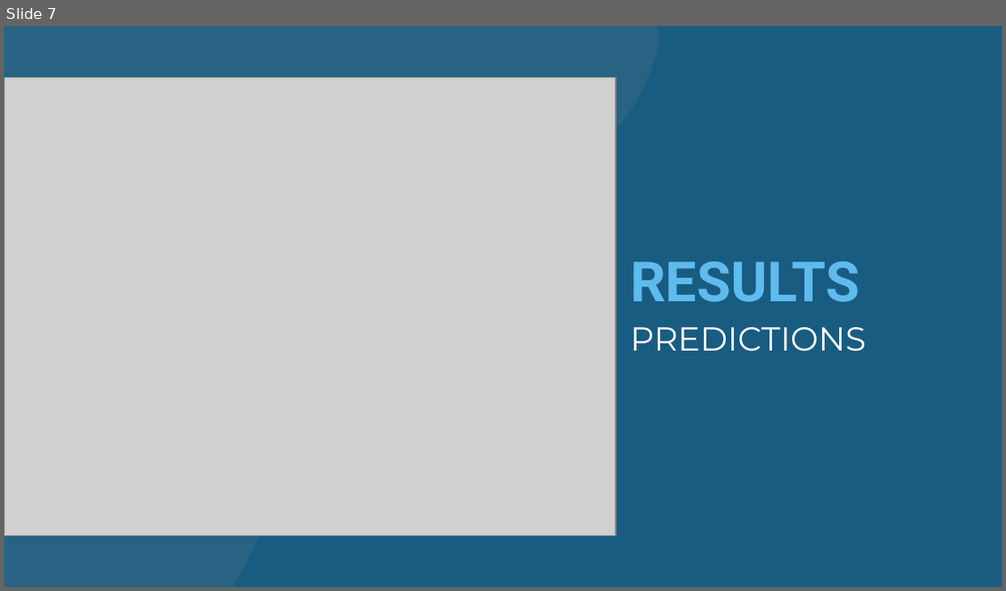
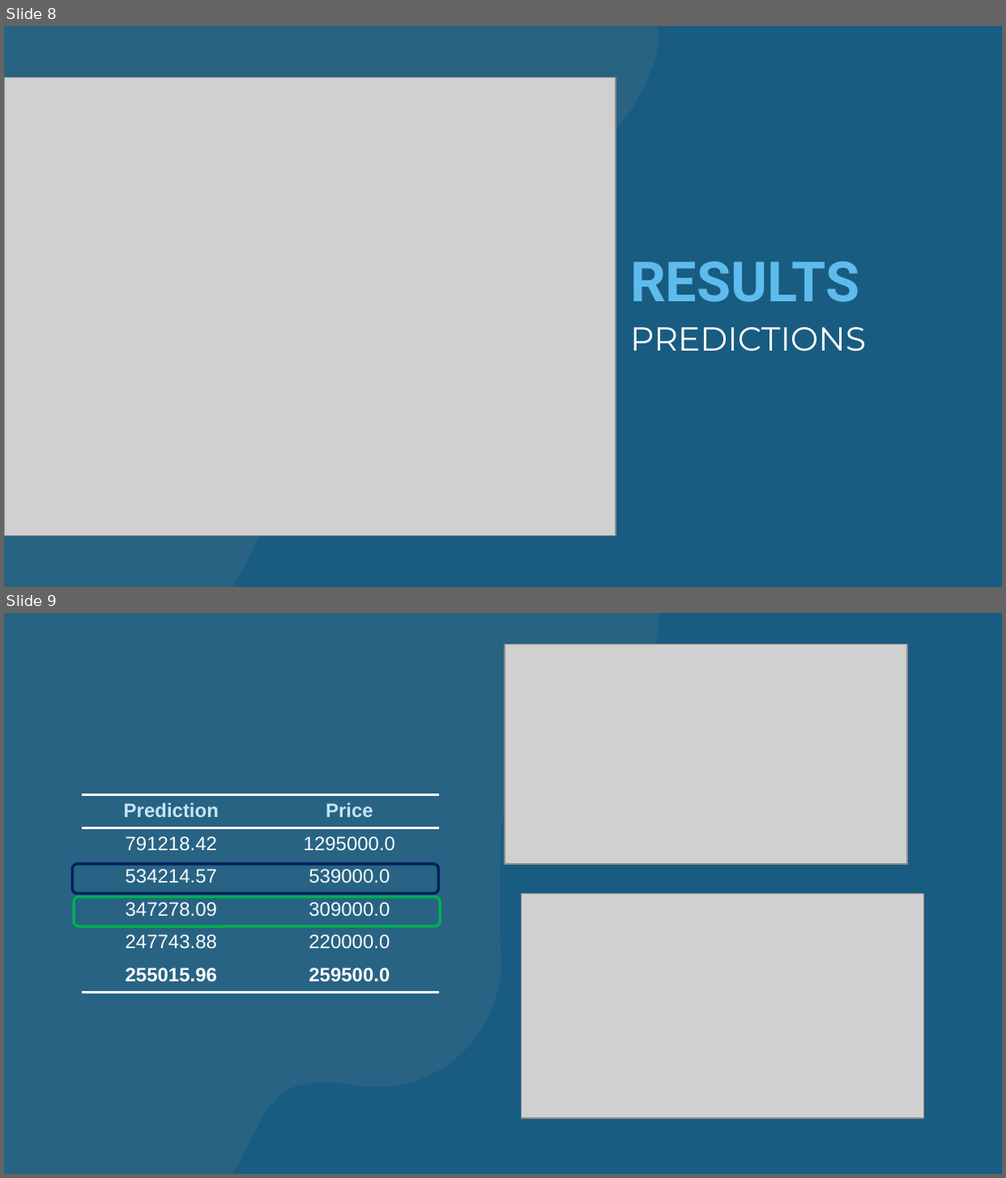
Before and after one commit to jejobueno/ImmoEliza-Regressions, a slide deck: IMMOELISA_REGRESSION.pptx. Shown one above the other, each under a label of ours: slide 7 before the commit, slides 8 and 9 after it. The pictures are 1006x591 and 1006x1178 pixels, drawn with LibreOffice and Linux fonts; fonts in the diff are those of the drawing; grey boxes stand for pictures. Boxes give left, top, right and bottom in pixels: in the first picture for what was removed or moved away, otherwise in the second. Text is boxed around its words. In the diff, an @@ line names an element or a change of style, - is before the commit and + after.

```diff
--- a/IMMOELISA_REGRESSION.pptx
+++ b/IMMOELISA_REGRESSION.pptx
@@ slide 9 added at box(4, 613, 1002, 1174), background #195C81; not listed: 1 template element that a slide beside it also shows @@
@@ picture added at box(505, 644, 907, 863) @@
@@ table added at box(82, 794, 439, 995), 6 rows, 2 columns @@
+Prediction | Price
+791218.42 | 1295000.0
+534214.57 | 539000.0
+347278.09 | 309000.0
+247743.88 | 220000.0
+255015.96 | 259500.0
@@ rounded rectangle added at box(72, 864, 438, 894), outline #002060 2 pt @@
@@ rounded rectangle added at box(74, 897, 440, 927), outline #00B050 2 pt @@
@@ picture added at box(521, 893, 923, 1118) @@
@@ what was slide 7 is now slide 8 @@
```
Also in this commit, not shown: 4 slides changed, 1 other slide added, 4 other files.
